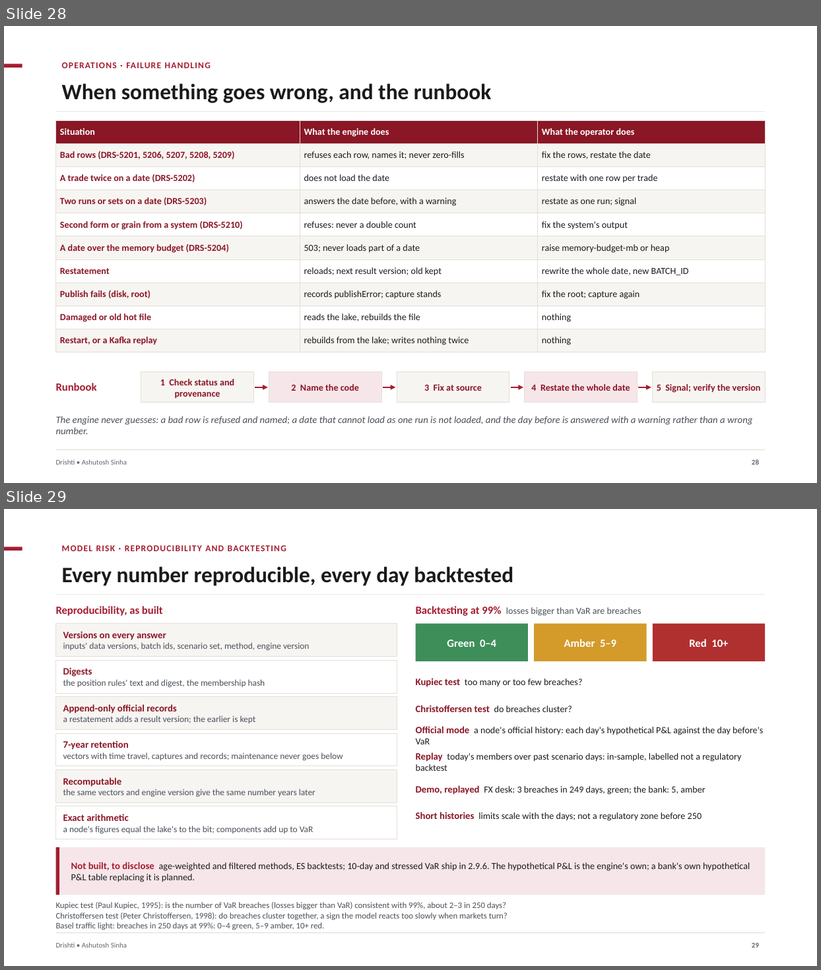
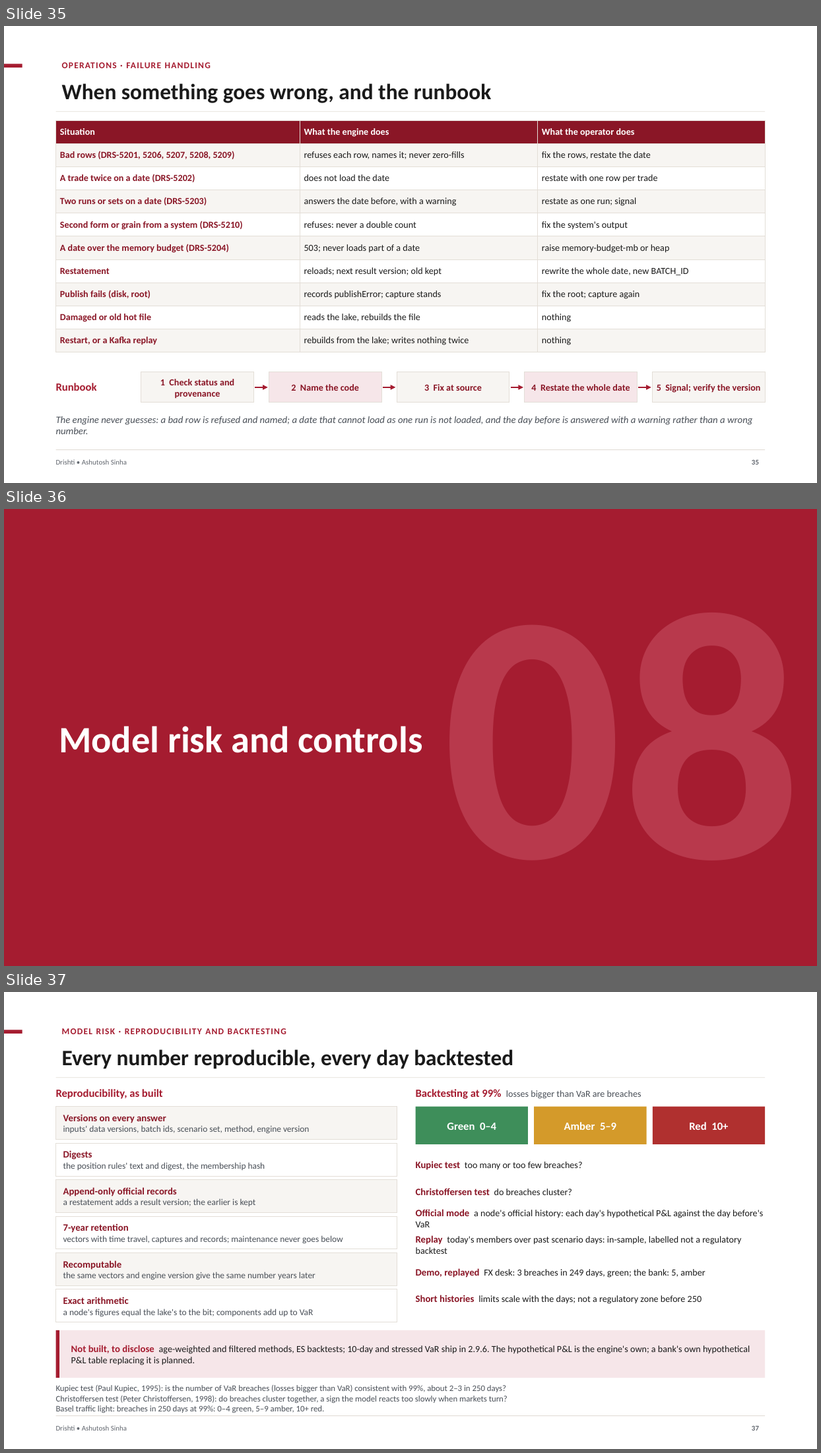
Before and after one commit to ajsinha/drishti, a slide deck: docs/publications/Drishti-VaR-Engine.pptx. Shown one above the other, each under a label of ours: slides 28 and 29 before the commit, slides 35, 36 and 37 after it. The pictures are 821x970 and 821x1453 pixels, drawn with LibreOffice and Linux fonts; fonts in the diff are those of the drawing. Boxes give left, top, right and bottom in pixels: in the first picture for what was removed or moved away, otherwise in the second. Text is boxed around its words. In the diff, an @@ line names an element or a change of style, - is before the commit and + after.

Commit message:
VaR deck in nine chapters (why, how VaR works, data in, scale and capacity, storage, deployment and AWS, operations, model risk and controls, roadmap and rollout), each opened by a solid chapter slide with its name and a large watermark number; 43 slides

```diff
--- a/docs/publications/Drishti-VaR-Engine.pptx
+++ b/docs/publications/Drishti-VaR-Engine.pptx
@@ slide 36 added at [4, 509, 817, 966], background #FFFFFF @@
@@ rectangle added at [4, 509, 817, 966], fill #A51C30 @@
@@ text added at [59, 726, 422, 753], 44 pt, text #FFFFFF, bold @@
+Model risk and controls
@@ what was slide 28 is now slide 35 @@
@@ page number at [752, 460, 759, 465]: text changed @@
-28
+35
@@ what was slide 29 is now slide 37 @@
```
Also in this commit, not shown: 8 other slides added, 1 other file.
